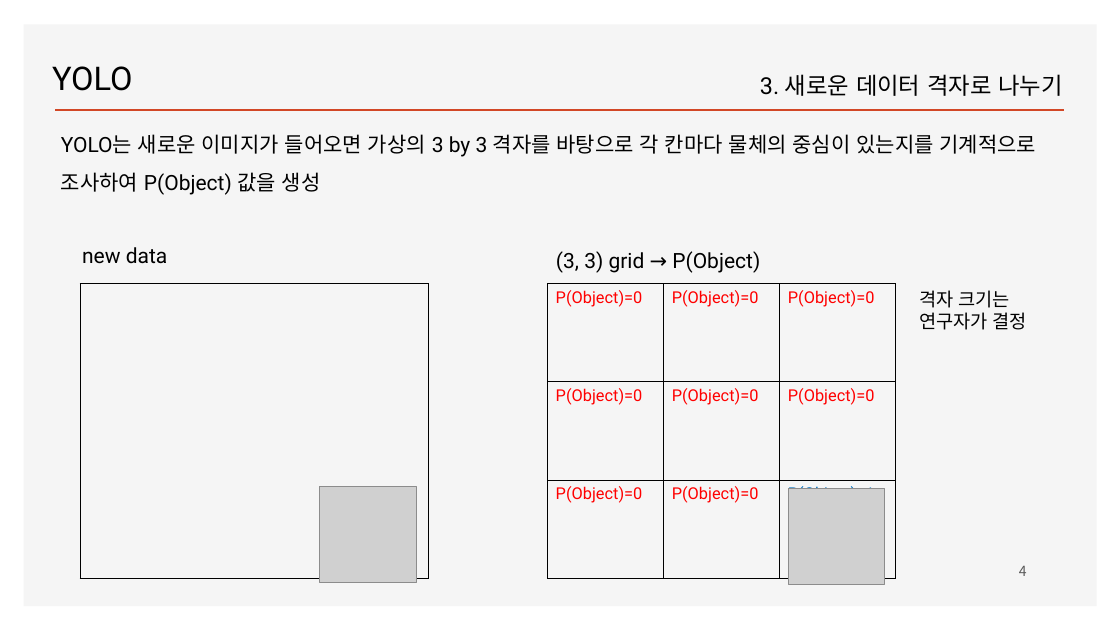
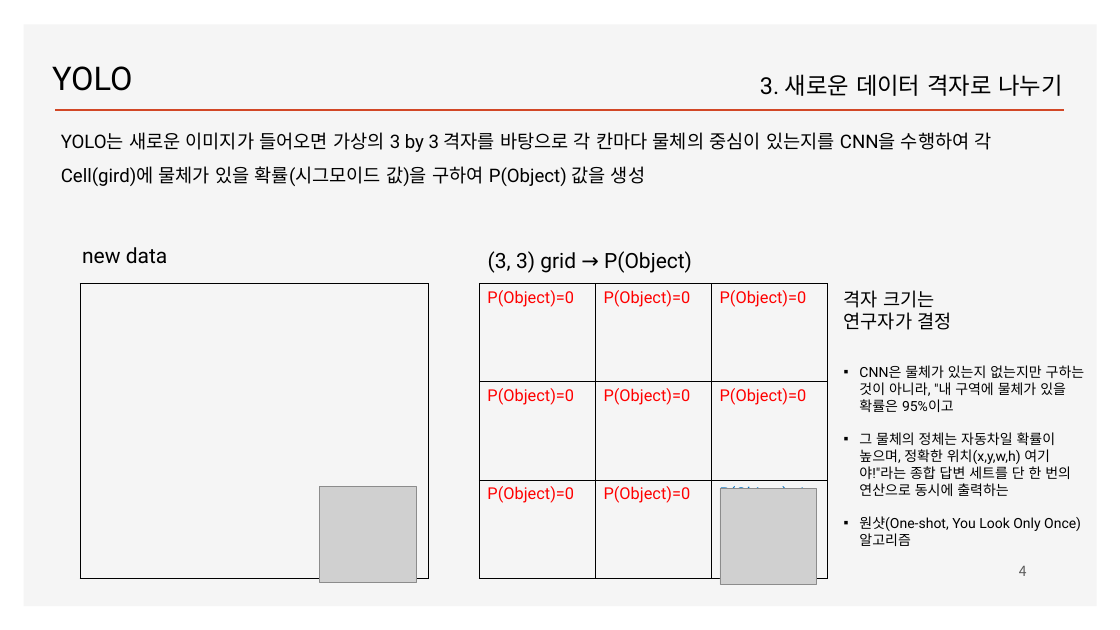
Before and after one commit to ancestor9/2026_Fall_Deep-Learning-with-Python, a slide deck: slide 4 of CNN/Object detection_YOLO.pptx. Drawn at 1120x630 pixels with LibreOffice and Linux fonts; fonts in the diff are those of the drawing; grey boxes stand for pictures; background and template pictures are left out. Boxes give left, top, right and bottom in pixels: in the first picture for what was removed or moved away, otherwise in the second. Text is boxed around its words. In the diff, an @@ line names an element or a change of style, - is before the commit and + after.

```diff
--- a/CNN/Object detection_YOLO.pptx
+++ b/CNN/Object detection_YOLO.pptx
@@ text at box(61, 132, 992, 186): text changed; size 18 to 16 pt @@
-YOLO는 새로운 이미지가 들어오면 가상의 3 by 3 격자를 바탕으로 각 칸마다 물체의 중심이 있는지를 기계적으로 조사하여 P(Object) 값을 생성
+YOLO는 새로운 이미지가 들어오면 가상의 3 by 3 격자를 바탕으로 각 칸마다 물체의 중심이 있는지를 CNN을 수행하여 각 Cell(gird)에 물체가 있을 확률(시그모이드 값)을 구하여 P(Object) 값을 생성
@@ 1 picture, 1 table, 1 text: place and size @@
-1 picture, 1 table, 1 text at box(548, 251, 896, 585)
+1 picture, 1 table, 1 text at box(480, 251, 828, 585)
@@ text "격자 크기는 연구자가 결정": place and size @@
-text "격자 크기는 연구자가 결정" at box(919, 290, 1027, 330)
+text "격자 크기는 연구자가 결정" at box(844, 290, 951, 330)
@@ text added at box(859, 365, 1085, 546), 12 pt, text #000000 @@
+▪ CNN은 물체가 있는지 없는지만 구하는 것이 아니라, "내 구역에 물체가 있을 확률은 95%이고
+▪ 그 물체의 정체는 자동차일 확률이 높으며, 정확한 위치(x,y,w,h) 여기야!"라는 종합 답변 세트를 단 한 번의 연산으로 동시에 출력하는
+▪ 원샷(One-shot, You Look Only Once)알고리즘
```
Also in this commit, not shown: 2 other slides changed, 3 slides added.
